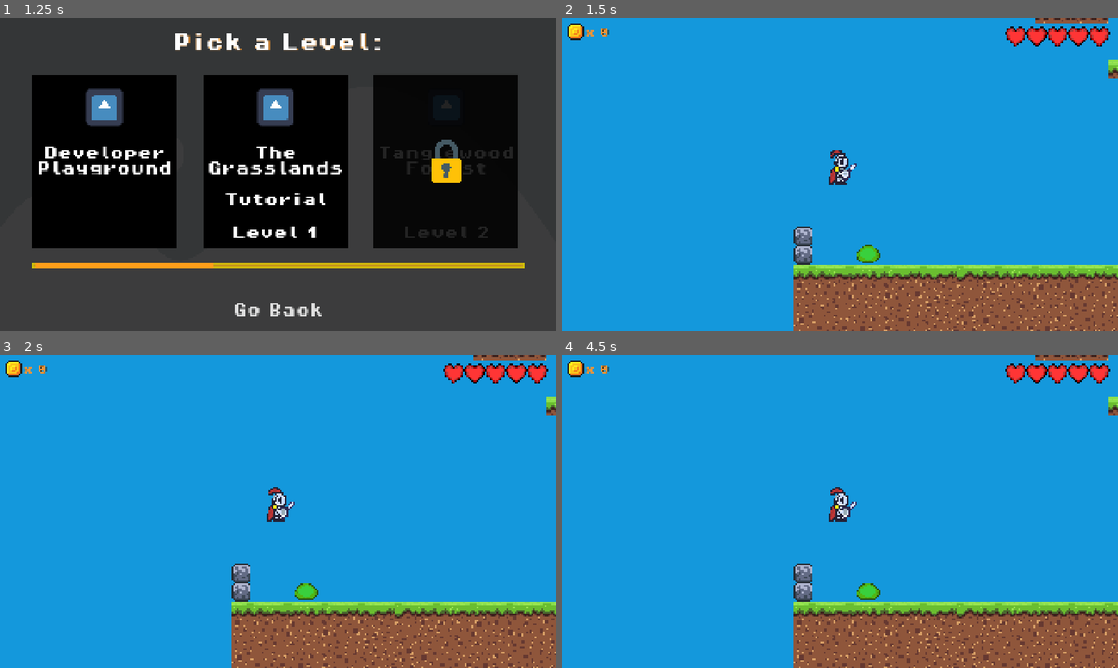
Above: before the commit, frames 1-4 (two rows, left to right).
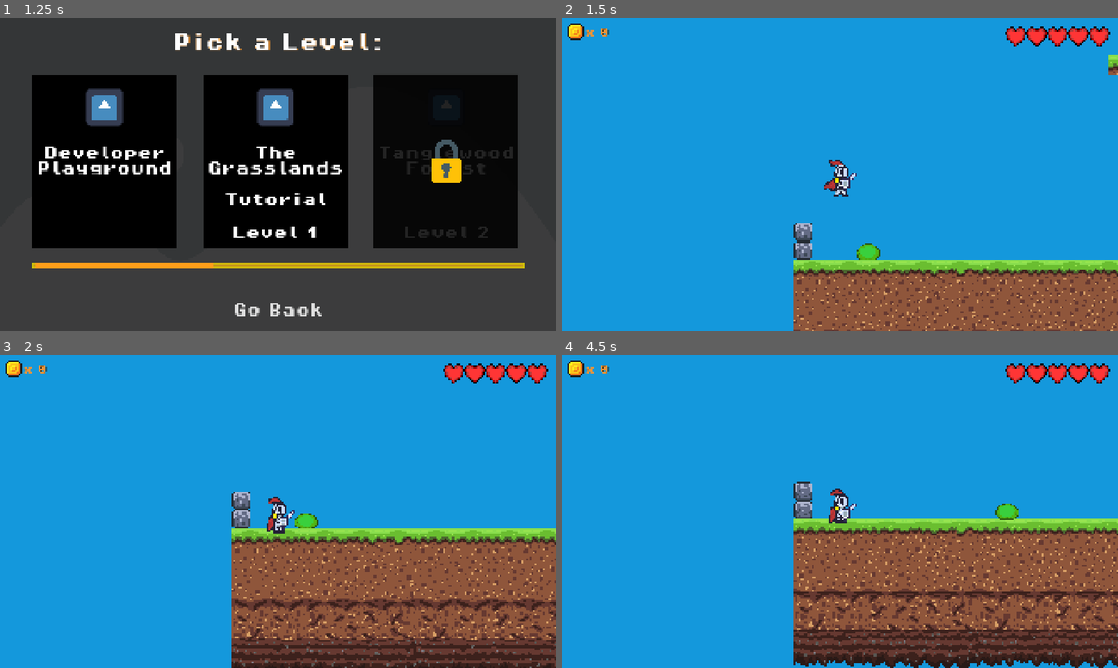
Above: after the commit, the same moments.

Repository: MarcusFDev/2d-action-rpg
Game: Godot game, scene res://scenes/ui/main_menu.tscn
Same seed, same stepped clock (60 frames per second), same inputs: the game is played once before the commit and once after it. The engine's default icon, where the game draws it, is replaced by a stand-in: a white triangle on a blue panel in a dark square.
Inputs (mouse positions are in pixels of both pictures, inside the frame that each line leads up to):
- Up to frame 1 (1.25 s): click "Play" at 0.5 s
- Up to frame 2 (1.5 s): click "Developer Playground" at 1.25 s
- Up to frame 3 (2 s): no input
- Up to frame 4 (4.5 s): move the mouse to (962, 495) at 2.02 s; tap Space (jump) at 2.1, 2.27, 2.57, 3.02, 3.05, 3.32, 3.6 s; move the mouse to (728, 527) at 2.77 s; click (728, 527) at 2.85 s; move the mouse to (895, 442) at 3.52 s; hold A (move_left) 3.53-4.28 s; move the mouse to (812, 574) at 4.27 s; click (812, 574) at 4.35 s

Frame 1 is identical in both runs. In frame 2, 7.3% of the frame differs, in the area x 41-100%, y 0-100%; in frame 3, 25%; in frame 4, 27%.

Commit message:
Add: Wired up Player & Enemy scripts to use FallState script.

Diff:
--- a/game/scenes/enemies/slime.tscn
+++ b/game/scenes/enemies/slime.tscn
@@ -14,6 +14,8 @@
 [ext_resource type="Script" uid="uid://cj5m4q4fchcg5" path="res://scripts/states/enemy_states/slime_attack.gd" id="8_vnioy"]
 [ext_resource type="Script" uid="uid://bcoqv8smpfvig" path="res://scripts/states/state_machines/state_machine.gd" id="9_nx7r3"]
 [ext_resource type="Script" uid="uid://ct14p13yajhmc" path="res://scripts/states/idle_state.gd" id="11_tvrjd"]
+[ext_resource type="Script" uid="uid://ccjqnofia5vo0" path="res://scripts/states/jump_state.gd" id="12_rdhaw"]
+[ext_resource type="Script" uid="uid://clv1jjvxgs12w" path="res://scripts/states/fall_state.gd" id="13_m4uwr"]
 [ext_resource type="Script" uid="uid://dl4e74spycbcb" path="res://scripts/states/move_state.gd" id="13_nx7r3"]
 [ext_resource type="Script" uid="uid://cmv0hyy1vpln2" path="res://scripts/states/enemy_states/slime_take_damage.gd" id="14_wbf5k"]
 [ext_resource type="Script" uid="uid://fisrtfageena" path="res://scripts/states/enemy_states/slime_death.gd" id="15_tvrjd"]
@@ -440,28 +442,38 @@
 position = Vector2(0, -1)
 shape = SubResource("RectangleShape2D_6axq5")
 
-[node name="StateMachine" type="Node" parent="."]
+[node name="StateMachine" type="Node" parent="." node_paths=PackedStringArray("starting_state")]
 script = ExtResource("9_nx7r3")
+starting_state = NodePath("IdleState")
 
 [node name="IdleState" type="Node" parent="StateMachine" node_paths=PackedStringArray("next_state", "fall_state")]
 script = ExtResource("11_tvrjd")
 idle_animation = "slime_idle"
+enable_debug = true
 next_state = NodePath("../PatrolState")
-fall_state = NodePath("../SlimeFall")
+fall_state = NodePath("../FallState")
 use_idle_timer = true
-
-[node name="SlimeIdle" type="Node" parent="StateMachine"]
-script = ExtResource("6_fd6lc")
 
 [node name="PatrolState" type="Node" parent="StateMachine" node_paths=PackedStringArray("fall_state", "idle_state")]
 script = ExtResource("13_nx7r3")
 move_animation = "slime_patrol"
-fall_state = NodePath("../SlimeFall")
+fall_state = NodePath("../FallState")
 idle_state = NodePath("../IdleState")
 use_idle_timer = true
 raycast_right_path = NodePath("../../RayCastRight")
 raycast_left_path = NodePath("../../RayCastLeft")
 
+[node name="JumpState" type="Node" parent="StateMachine"]
+script = ExtResource("12_rdhaw")
+
+[node name="FallState" type="Node" parent="StateMachine" node_paths=PackedStringArray("next_state")]
+script = ExtResource("13_m4uwr")
+fall_animation = "slime_fall"
+next_state = NodePath("../IdleState")
+
+[node name="SlimeIdle" type="Node" parent="StateMachine"]
+script = ExtResource("6_fd6lc")
+
 [node name="SlimePatrol" type="Node" parent="StateMachine"]
 script = ExtResource("5_w3amv")
 
@@ -471,9 +483,8 @@
 
 [node name="AttackTimer" type="Timer" parent="StateMachine/SlimeAttack"]
 
-[node name="SlimeFall" type="Node" parent="StateMachine" node_paths=PackedStringArray("slime_patrol")]
+[node name="SlimeFall" type="Node" parent="StateMachine"]
 script = ExtResource("7_gstla")
-slime_patrol = NodePath("../PatrolState")
 
 [node name="SlimeTakeDamage" type="Node" parent="StateMachine"]
 script = ExtResource("14_wbf5k")
--- a/game/scenes/player/player.tscn
+++ b/game/scenes/player/player.tscn
@@ -19,6 +19,7 @@
 [ext_resource type="Script" uid="uid://ct14p13yajhmc" path="res://scripts/states/idle_state.gd" id="11_lgqa7"]
 [ext_resource type="Script" uid="uid://ccjqnofia5vo0" path="res://scripts/states/jump_state.gd" id="13_3j4b4"]
 [ext_resource type="Script" uid="uid://dl4e74spycbcb" path="res://scripts/states/move_state.gd" id="13_8ydkj"]
+[ext_resource type="Script" uid="uid://clv1jjvxgs12w" path="res://scripts/states/fall_state.gd" id="14_yj68g"]
 [ext_resource type="Script" uid="uid://cieubtfucf8q5" path="res://scripts/states/player_states/player_heal.gd" id="17_uf5tr"]
 [ext_resource type="Script" uid="uid://bggrehmnomedp" path="res://scripts/states/player_states/player_attack_1.gd" id="18_lgqa7"]
 
@@ -454,7 +455,21 @@
 jump_time = 0.4
 jump_height = 80.0
 next_state = NodePath("../IdleState")
-fall_state = NodePath("../PlayerFall")
+fall_state = NodePath("../FallState")
+
+[node name="FallState" type="Node" parent="StateMachine" node_paths=PackedStringArray("next_state")]
+script = ExtResource("14_yj68g")
+use_internal_logic = false
+fall_animation = "fall"
+next_state = NodePath("../IdleState")
+
+[node name="HurtState" type="Node" parent="StateMachine"]
+
+[node name="HealState" type="Node" parent="StateMachine"]
+
+[node name="AttackState" type="Node" parent="StateMachine"]
+
+[node name="DeathState" type="Node" parent="StateMachine"]
 
 [node name="PlayerIdle" type="Node" parent="StateMachine"]
 script = ExtResource("4_dqkch")
@@ -465,10 +480,8 @@
 [node name="PlayerJump" type="Node" parent="StateMachine"]
 script = ExtResource("5_qlg0r")
 
-[node name="PlayerFall" type="Node" parent="StateMachine" node_paths=PackedStringArray("move", "idle")]
+[node name="PlayerFall" type="Node" parent="StateMachine"]
 script = ExtResource("6_fjrip")
-move = NodePath("../MoveState")
-idle = NodePath("../IdleState")
 
 [node name="PlayerTakeDamage" type="Node" parent="StateMachine"]
 script = ExtResource("8_smehm")
--- a/game/scripts/enemies/slime.gd
+++ b/game/scripts/enemies/slime.gd
@@ -4,8 +4,8 @@
 @onready var state_machine: Node = $StateMachine
 @onready var idle_state: IdleState = $StateMachine/IdleState
 @onready var patrol_state: MoveState = $StateMachine/PatrolState
-#@onready var jump_state: JumpState = $StateMachine/JumpState
-@onready var fall_state: State = $StateMachine/SlimeFall
+@onready var jump_state: JumpState = $StateMachine/JumpState
+@onready var fall_state: FallState = $StateMachine/FallState
 
 @export var damage: int = 1
 
@@ -23,7 +23,8 @@
 func _setup_states() -> void:
 	_idle_state()
 	_patrol_state()
-#	_jump_state()
+	_jump_state()
+	_fall_state()
 
 func _idle_state() -> void:
 	idle_state.enter_callback = func() -> void:
@@ -33,9 +34,12 @@
 	patrol_state.enter_callback = func() -> void:
 		animations.flip_h = patrol_state.direction < 0
 
-#func _jump_state() -> void:
-	#jump_state.enter_callback = func() -> void:
-		#pass
+func _jump_state() -> void:
+	jump_state.enter_callback = func() -> void:
+		pass
+
+func _fall_state() -> void:
+	pass
 
 func _process(delta: float) -> void:
 	state_machine.process_frame(delta)
--- a/game/scripts/player/player.gd
+++ b/game/scripts/player/player.gd
@@ -10,7 +10,7 @@
 @onready var idle_state: IdleState = $StateMachine/IdleState
 @onready var move_state: MoveState = $StateMachine/MoveState
 @onready var jump_state: JumpState = $StateMachine/JumpState
-@onready var fall_state: State = $StateMachine/PlayerFall
+@onready var fall_state: FallState = $StateMachine/FallState
 
 @export var max_health : int = 9
 @export var starting_health : int = 5
@@ -41,6 +41,7 @@
 	_idle_state()
 	_move_state()
 	_jump_state()
+	_fall_state()
 
 func _idle_state() -> void:
 	idle_state.handle_input = func(_event: InputEvent) -> State:
@@ -94,6 +95,27 @@
 
 func _jump_state() -> void:
 	pass
+
+func _fall_state() -> void:
+	fall_state.handle_physics = func(delta: float) -> State:
+		velocity.y += fall_state.gravity * delta
+
+		var input_direction: float = InputManagerClass.get_movement_axis()
+		var movement: float = input_direction * move_state.move_speed
+		velocity.x = movement
+
+		move_and_slide()
+
+		if is_on_floor():
+			if movement != 0:
+				if fall_state.enable_debug:
+					print("Player landed and is moving. Switching to: ", move_state)
+				return move_state
+			if fall_state.enable_debug:
+				print("Player landed and is idle. Switching to: ", idle_state)
+			return idle_state
+
+		return null
 
 func _unhandled_input(event: InputEvent) -> void:
 	state_machine.process_input(event)
Not shown: 1 places in game/scenes/enemies/slime.tscn that only renumber resources
Not shown: 1 places in game/scenes/player/player.tscn that only renumber resources
